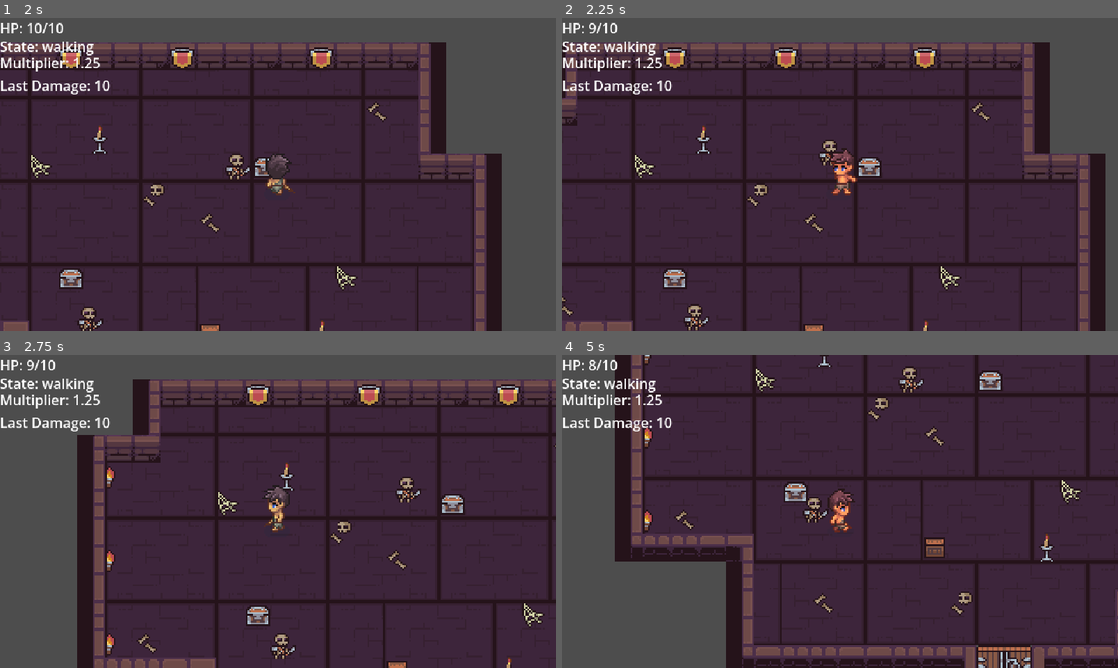
Above: before the commit, frames 1-4 (two rows, left to right).
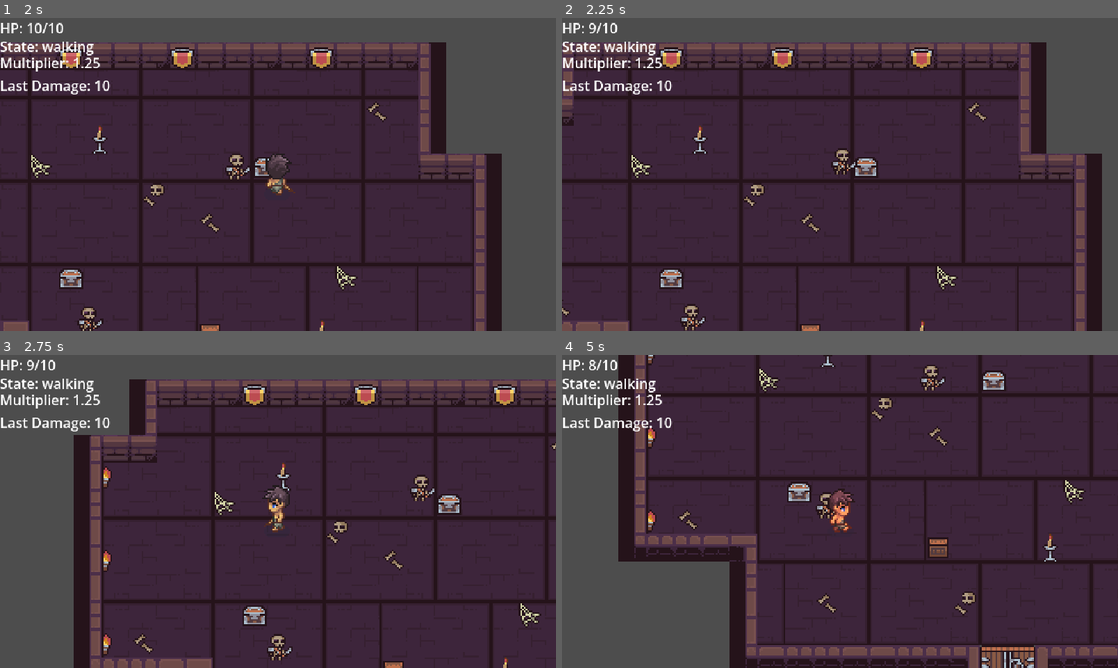
Above: after the commit, the same moments.

Repository: kellyjack07/MaturaRoguelite
Game: Godot game, scene res://scenes/main.tscn
Two runs of this game, one before a commit and one after it. Both use one fixed random seed, a clock stepped at 60 frames per second and the inputs below.
Inputs:
- Up to frame 1 (2 s): hold W (up) from 0.53 s (still down); tap Space (attack) at 0.6, 1.55 s; tap Shift (dash) at 0.8, 1.35 s
- Up to frame 2 (2.25 s): release W (up) at 2.03 s; hold A (left) from 2.03 s (still down); tap Space (attack) at 2.1 s
- Up to frame 3 (2.75 s): keep holding A (left); tap Shift (dash) at 2.3 s
- Up to frame 4 (5 s): tap Shift (dash) at 2.85, 3.8, 4.35 s; tap Space (attack) at 3.05, 3.6, 4.55 s; release A (left) at 3.53 s; hold S (down) 3.53-4.28 s; hold D (right) from 4.28 s (still down)

Frame 1 is identical in both runs. In frame 2, 8.3% of the frame differs, in the area x 0-98%, y 7-100%; in frame 3, 8.0%; in frame 4, 8.8%, in the area x 9-100%, y 0-100%.

Commit message:
Code improvements, enemy and player invuln improvs

Diff:
--- a/enemies/enemy.tscn
+++ b/enemies/enemy.tscn
@@ -56,7 +56,7 @@
 [node name="Hurtbox" type="Area2D" parent="." unique_id=1011045581]
 script = ExtResource("2_orwns")
 health_path = NodePath("../Health")
-invulnerability_duration = 0.0
+invulnerability_duration = 0.18
 
 [node name="CollisionShape2D" type="CollisionShape2D" parent="Hurtbox" unique_id=1633633460]
 shape = SubResource("CapsuleShape2D_4w5fm")
--- a/scenes/player.tscn
+++ b/scenes/player.tscn
@@ -592,7 +592,6 @@
 [node name="Hurtbox" type="Area2D" parent="." unique_id=801165475]
 script = ExtResource("7_fjrip")
 health_path = NodePath("../Health")
-invulnerability_duration = null
 
 [node name="CollisionShape2D" type="CollisionShape2D" parent="Hurtbox" unique_id=354709791]
 position = Vector2(0, 2)
--- a/scripts/enemy.gd
+++ b/scripts/enemy.gd
@@ -4,16 +4,23 @@
 @export var stop_distance: float = 14.0
 @export var hit_knockback_speed: float = 120.0
 @export var hit_stun_duration: float = 0.3
+@export var invulnerability_blink_alpha: float = 0.35
+@export var invulnerability_blink_count: int = 3
 
+@onready var animated_sprite: AnimatedSprite2D = $AnimatedSprite2D
 @onready var health_component: HealthComponent = $Health
+@onready var hurtbox: HurtboxComponent = $Hurtbox
 
 var player: Node2D = null
 var hit_stun_timer: float = 0.0
 var knockback_velocity: Vector2 = Vector2.ZERO
+var default_modulate: Color = Color(1.0, 1.0, 1.0, 1.0)
+var invulnerability_visual_active: bool = false
 
 #start
 func _ready() -> void:
 	health_component.died.connect(on_died)
+	default_modulate = animated_sprite.modulate
 
 
 #updates
@@ -51,10 +58,31 @@
 #hit reaction
 func apply_hit_reaction(from_position: Vector2, damage: int) -> void:
 	var knockback_direction: Vector2 = from_position.direction_to(global_position).normalized()
-	knockback_velocity = knockback_direction * hit_knockback_speed * float(damage/8)
+	knockback_velocity = knockback_direction * hit_knockback_speed * (float(damage) / 8.0)
 	hit_stun_timer = hit_stun_duration
+	play_invulnerability_visual()
+
+
+func play_invulnerability_visual() -> void:
+	if invulnerability_visual_active:
+		return
+
+	invulnerability_visual_active = true
+
+	var total_blinks: int = max(invulnerability_blink_count, 1)
+	var blink_interval: float = max(hurtbox.invulnerability_duration / float(total_blinks * 2), 0.03)
+	var blink_modulate := default_modulate
+	blink_modulate.a = invulnerability_blink_alpha
+
+	for _blink in total_blinks:
+		animated_sprite.modulate = blink_modulate
+		await get_tree().create_timer(blink_interval).timeout
+		animated_sprite.modulate = default_modulate
+		await get_tree().create_timer(blink_interval).timeout
+
+	animated_sprite.modulate = default_modulate
+	invulnerability_visual_active = false
 
 #death
 func on_died() -> void:
-	print("enemy died")
 	queue_free()
--- a/scripts/hitbox_component.gd
+++ b/scripts/hitbox_component.gd
@@ -2,11 +2,19 @@
 class_name HitboxComponent
 
 @export var damage: int = 1
+@export var max_targets_per_swing: int = 2
 var current_damage: int = 1
+var already_hit_hurtboxes: Array[HurtboxComponent] = []
 
 #damage set
 func set_damage(new_damage: int) -> void:
 	current_damage = new_damage
+
+
+func start_swing() -> void:
+	already_hit_hurtboxes.clear()
+
+
 #hit
 func deal_damage() -> void:
 	var shape: Shape2D = $CollisionShape2D.shape
@@ -18,6 +26,7 @@
 	query.collide_with_bodies = false
 
 	var results = get_world_2d().direct_space_state.intersect_shape(query)
+	var valid_hurtboxes: Array[HurtboxComponent] = []
 
 	for result in results:
 		var collider = result.collider
@@ -25,7 +34,23 @@
 			if collider.get_parent() == get_parent():
 				continue
 
-			collider.take_hit(current_damage, global_position)
+			if already_hit_hurtboxes.has(collider):
+				continue
 
-			if get_tree().current_scene.has_method("trigger_hit_stop"):
-				get_tree().current_scene.trigger_hit_stop()
+			valid_hurtboxes.append(collider)
+
+	valid_hurtboxes.sort_custom(func(a: HurtboxComponent, b: HurtboxComponent) -> bool:
+		return global_position.distance_squared_to(a.global_position) < global_position.distance_squared_to(b.global_position)
+	)
+
+	var targets_hit: int = 0
+	for hurtbox in valid_hurtboxes:
+		if max_targets_per_swing > 0 and targets_hit >= max_targets_per_swing:
+			break
+
+		hurtbox.take_hit(current_damage, global_position)
+		already_hit_hurtboxes.append(hurtbox)
+		targets_hit += 1
+
+		if get_tree().current_scene.has_method("trigger_hit_stop"):
+			get_tree().current_scene.trigger_hit_stop()
--- a/scripts/hurtbox_component.gd
+++ b/scripts/hurtbox_component.gd
@@ -7,7 +7,6 @@
 @export var invulnerability_duration: float = 0.5
 var is_invulnerable: bool = false
 
-#damage
 #damage
 func take_hit(damage: int, from_position: Vector2) -> void:
 	if health_component == null:
@@ -22,8 +21,6 @@
 	if get_parent().has_method("apply_hit_reaction"):
 		get_parent().apply_hit_reaction(from_position, damage)
 
-	print("damage taken")
-
 func start_invulnerability() -> void:
 	is_invulnerable = true
 
--- a/scripts/main.gd
+++ b/scripts/main.gd
@@ -15,18 +15,26 @@
 #start
 func _ready() -> void:
 	health_component.health_changed.connect(_on_player_health_changed)
+	player.debug_state_changed.connect(update_debug_ui)
 	death_screen.visible = false
 	_on_player_health_changed(health_component.current_health, health_component.max_health)
 	update_debug_ui()
 
 #debug ui
 func update_debug_ui() -> void:
-	state_label.text = "State: " + player.movement_state
+	state_label.text = "State: " + get_player_state_text()
 	multiplier_label.text = "Multiplier: " + str(player.get_damage_multiplier())
 	damage_label.text = "Last Damage: " + str(player.last_damage_dealt)
 
-func _process(_delta: float) -> void:
-	update_debug_ui()
+
+func get_player_state_text() -> String:
+	match player.movement_state:
+		player.MovementState.DASHING:
+			return "dashing"
+		player.MovementState.WALKING:
+			return "walking"
+		_:
+			return "stationary"
 
 #player death
 func _on_player_died() -> void:
--- a/scripts/player.gd
+++ b/scripts/player.gd
@@ -1,4 +1,10 @@
 extends CharacterBody2D
+
+enum MovementState {
+	STATIONARY,
+	WALKING,
+	DASHING,
+}
 
 @export var move_speed: float = 120.0
 @export var dash_speed: float = 260.0
@@ -9,32 +15,37 @@
 @export var stationary_multiplier: float = 1.0
 @export var walking_multiplier: float = 1.25
 @export var dashing_multiplier: float = 1.75
+@export var attack_hit_delay: float = 0.08
 
 @onready var animated_sprite: AnimatedSprite2D = $AnimatedSprite2D
 @onready var health_component: HealthComponent = $Health
 @onready var attack_area: HitboxComponent = $AttackArea
+@onready var hurtbox: HurtboxComponent = $Hurtbox
 
 @export var hit_flash_duration: float = 0.25
 @export var hit_flash_color: Color = Color(1.2, 0.9, 0.9, 1.0)
+@export var invulnerability_blink_count: int = 2
 var hit_flash_active: bool = false
+var invulnerability_blink_active: bool = false
+var default_modulate: Color = Color(1.0, 1.0, 1.0, 1.0)
 
 var input_direction: Vector2 = Vector2.ZERO
 var move_direction: Vector2 = Vector2.DOWN
 var is_attacking: bool = false
-var movement_state: String = "stationary"
+var movement_state: MovementState = MovementState.STATIONARY
 var is_dashing: bool = false
 var dash_direction: Vector2 = Vector2.ZERO
 var dash_time_left: float = 0.0
 var dash_cooldown_left: float = 0.0
 var last_damage_dealt: int = 0
 
-
 signal died
+signal debug_state_changed
 
 #start
 func _ready() -> void:
 	health_component.died.connect(on_died)
-	print(is_in_group("player"))
+	default_modulate = animated_sprite.modulate
 	play_idle_animation()
 
 
@@ -66,9 +77,9 @@
 
 #multiplicator
 func get_damage_multiplier() -> float:
-	if movement_state == "dashing":
+	if movement_state == MovementState.DASHING:
 		return dashing_multiplier
-	elif movement_state == "walking":
+	elif movement_state == MovementState.WALKING:
 		return walking_multiplier
 	else:
 		return stationary_multiplier
@@ -77,14 +88,25 @@
 func get_attack_damage() -> int:
 	var damage: int = round(base_attack_damage * get_damage_multiplier())
 	last_damage_dealt = damage
+	debug_state_changed.emit()
 	return damage
 
 #attack start
 func start_attack() -> void:
 	is_attacking = true
+	attack_area.start_swing()
 	update_attack_area_direction()
+	play_attack_animation()
+	run_attack_hit()
+
+
+func run_attack_hit() -> void:
+	await get_tree().create_timer(attack_hit_delay).timeout
+
+	if not is_attacking:
+		return
+
 	attack_area.set_damage(get_attack_damage())
-	play_attack_animation()
 	attack_area.deal_damage()
 
 
@@ -109,12 +131,17 @@
 
 #state
 func update_movement_state() -> void:
+	var previous_state: MovementState = movement_state
+
 	if is_dashing:
-		movement_state = "dashing"
+		movement_state = MovementState.DASHING
 	elif input_direction == Vector2.ZERO:
-		movement_state = "stationary"
-	else:
-		movement_state = "walking"
+		movement_state = MovementState.STATIONARY
+	else:
+		movement_state = MovementState.WALKING
+
+	if movement_state != previous_state:
+		debug_state_changed.emit()
 
 
 #dash cooldown
@@ -173,41 +200,36 @@
 		play_walk_animation()
 
 
+func get_facing_suffix() -> String:
+	if abs(move_direction.x) >= abs(move_direction.y):
+		return "side"
+	if move_direction.y > 0:
+		return "down"
+	return "up"
+
+
+func play_directional_animation(animation_prefix: String) -> void:
+	var facing_suffix: String = get_facing_suffix()
+
+	animated_sprite.play(animation_prefix + "_" + facing_suffix)
+
+	if facing_suffix == "side":
+		animated_sprite.flip_h = move_direction.x > 0
+	else:
+		animated_sprite.flip_h = false
+
+
 func play_idle_animation() -> void:
-	if abs(move_direction.x) >= abs(move_direction.y):
-		animated_sprite.play("idle_side")
-		animated_sprite.flip_h = move_direction.x > 0
-	elif move_direction.y > 0:
-		animated_sprite.play("idle_down")
-		animated_sprite.flip_h = false
-	else:
-		animated_sprite.play("idle_up")
-		animated_sprite.flip_h = false
+	play_directional_animation("idle")
 
 
 func play_walk_animation() -> void:
-	if abs(move_direction.x) >= abs(move_direction.y):
-		animated_sprite.play("walk_side")
-		animated_sprite.flip_h = move_direction.x > 0
-	elif move_direction.y > 0:
-		animated_sprite.play("walk_down")
-		animated_sprite.flip_h = false
-	else:
-		animated_sprite.play("walk_up")
-		animated_sprite.flip_h = false
+	play_directional_animation("walk")
 
 
 #attack animation
 func play_attack_animation() -> void:
-	if abs(move_direction.x) >= abs(move_direction.y):
-		animated_sprite.play("attack_side")
-		animated_sprite.flip_h = move_direction.x > 0
-	elif move_direction.y > 0:
-		animated_sprite.play("attack_down")
-		animated_sprite.flip_h = false
-	else:
-		animated_sprite.play("attack_up")
-		animated_sprite.flip_h = false
+	play_directional_animation("attack")
 
 
 #attack end
@@ -217,10 +239,7 @@
 
 	is_attacking = false
 
-	if input_direction == Vector2.ZERO:
-		play_idle_animation()
-	else:
-		play_walk_animation()
+	update_animation()
 
 
 #hit flash
@@ -233,16 +252,36 @@
 
 	await get_tree().create_timer(hit_flash_duration).timeout
 
-	animated_sprite.modulate = Color(1.0, 1.0, 1.0, 1.0)
+	animated_sprite.modulate = default_modulate
 	hit_flash_active = false
+
+func play_invulnerability_blink() -> void:
+	if invulnerability_blink_active:
+		return
+
+	invulnerability_blink_active = true
+
+	var total_blinks: int = max(invulnerability_blink_count, 1)
+	var blink_interval: float = max(hurtbox.invulnerability_duration / float(total_blinks * 2), 0.03)
+
+	for _blink in total_blinks:
+		animated_sprite.visible = false
+		await get_tree().create_timer(blink_interval).timeout
+		animated_sprite.visible = true
+		await get_tree().create_timer(blink_interval).timeout
+
+	animated_sprite.visible = true
+	invulnerability_blink_active = false
 
 func apply_hit_reaction(_from_position: Vector2, _damage: int) -> void:
 	play_hit_flash()
+	play_invulnerability_blink()
 
 #death
 func on_died() -> void:
 	set_physics_process(false)
 	attack_area.monitoring = false
 	$Hurtbox.monitoring = false
+	animated_sprite.visible = true
 	hide()
 	died.emit()
